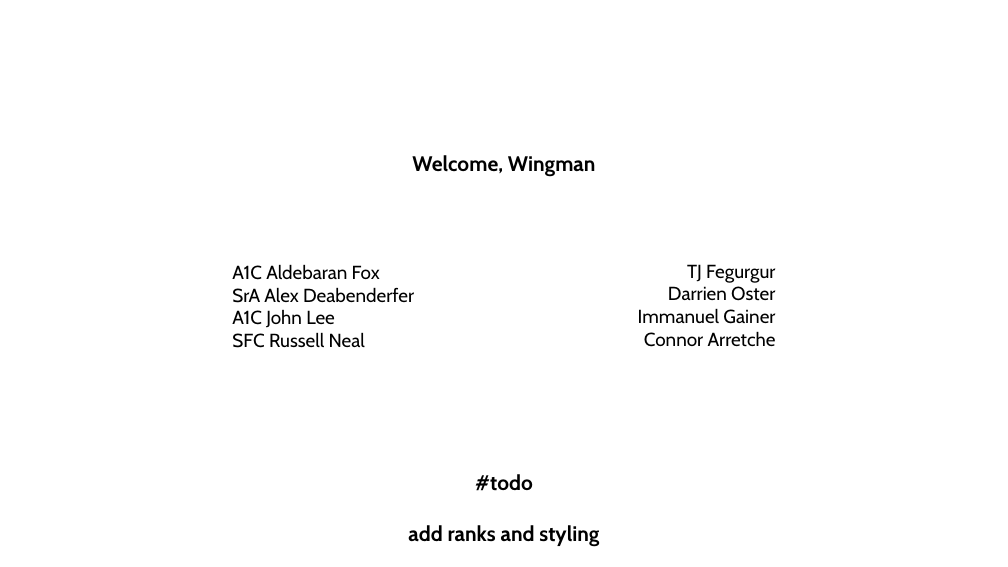
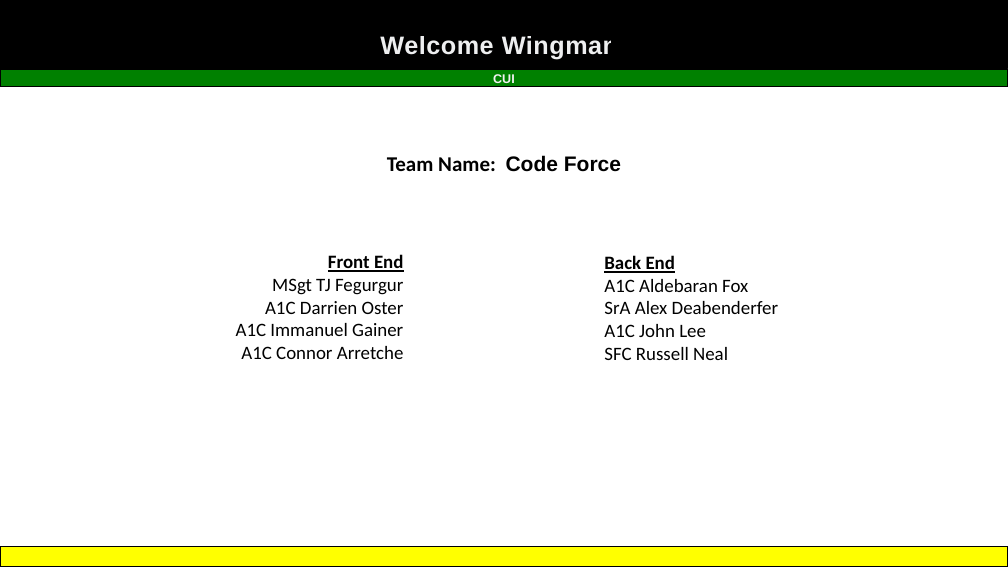
Before and after one commit to IslaChaos13/SDI-2026-Capstone, a slide deck: slide 1 of Presentation1.pptx. Drawn at 1008x567 pixels with LibreOffice and Linux fonts; fonts in the diff are those of the drawing; background and template pictures are left out. Boxes give left, top, right and bottom in pixels: in the first picture for what was removed or moved away, otherwise in the second. Text is boxed around its words. In the diff, an @@ line names an element or a change of style, - is before the commit and + after.

Commit message:
connor's fix for cookies

```diff
--- a/Presentation1.pptx
+++ b/Presentation1.pptx
@@ rectangle added at bbox=[0, 0, 1008, 68], fill #000000, outline #000000 0.75 pt @@
@@ text added at bbox=[380, 36, 618, 60], 24 pt, text #FCFCFD at 95% opacity, bold @@
+Welcome Wingman
@@ rectangle added at bbox=[1, 70, 1008, 86], fill #008000, outline #000000 1 pt @@
@@ text added at bbox=[493, 74, 515, 83], 12 pt, text #F2F2F2, bold @@
+CUI
@@ text at bbox=[387, 155, 621, 172]: text changed; font Cabin to Calibri @@
-Welcome, Wingman
+Team Name: Code Force
@@ text at bbox=[236, 254, 404, 359]: text changed; font Cabin to Calibri @@
-TJ Fegurgur
-Darrien Oster
-Immanuel Gainer
-Connor Arretche
+Front End
+MSgt TJ Fegurgur
+A1C Darrien Oster
+A1C Immanuel Gainer
+A1C Connor Arretche
@@ text "Back End": place and size @@
-text "Back End" at bbox=[232, 264, 414, 348]
+text "Back End" at bbox=[604, 255, 778, 360]
@@ text at bbox=[604, 255, 675, 273]: paragraph added @@
+Back End
@@ text at bbox=[604, 279, 778, 360]: font Cabin to Calibri in "A1C Aldebaran Fox", "SrA Alex Deabenderfer", "A1C John Lee", "SFC Russell Neal" @@
@@ text removed at bbox=[408, 474, 599, 547] @@
-#todo
-add ranks and styling
@@ rectangle added at bbox=[0, 547, 1008, 567], fill #FFFF00, outline #000000 1 pt @@
```
Also in this commit, not shown: 2 other slides changed, 1 other file.
